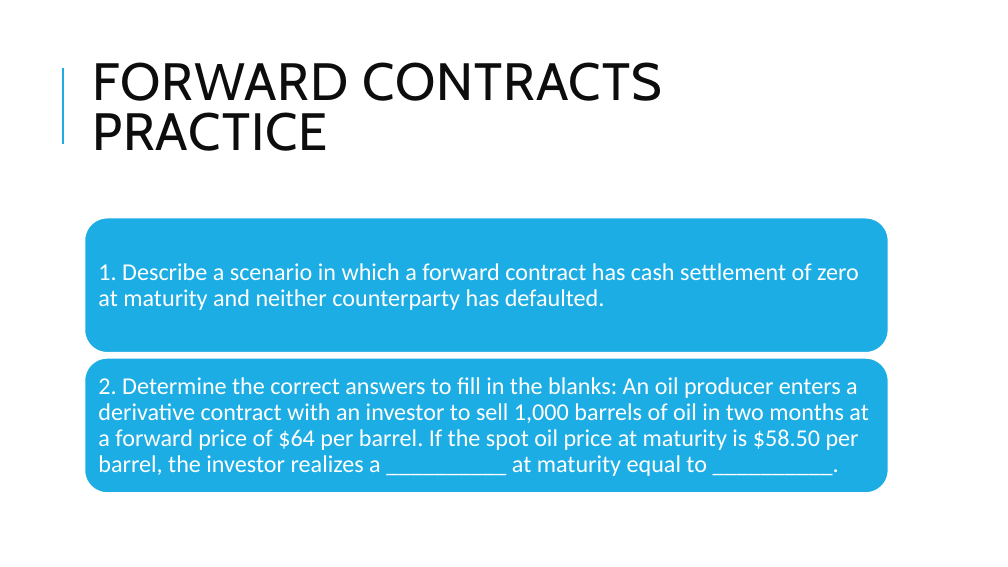
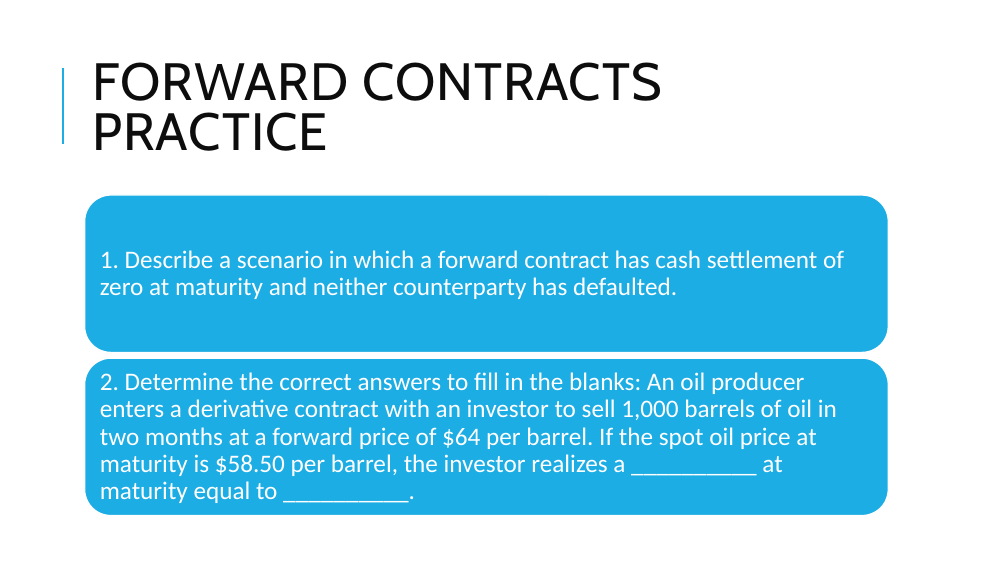
Before and after one commit to Isco0530/data, a slide deck: slide 9 of Derivatives.pptx. Drawn at 1008x567 pixels with LibreOffice and Linux fonts; fonts in the diff are those of the drawing. Boxes give left, top, right and bottom in pixels: in the first picture for what was removed or moved away, otherwise in the second. Text is boxed around its words. In the diff, an @@ line names an element or a change of style, - is before the commit and + after.

```diff
--- a/Derivatives.pptx
+++ b/Derivatives.pptx
@@ rounded rectangle: place and size @@
-rounded rectangle at [85,218,889,352]
+rounded rectangle at [85,195,889,352]
@@ text "1. Describe a scenario in ..." at [100,250,844,299]: size 23 to 24 pt @@
@@ text "1. Describe a scenario in ...": place and size @@
-text "1. Describe a scenario in ..." at [98,263,859,310]
+text "1. Describe a scenario in ..." at [100,250,844,299]
@@ rounded rectangle: place and size @@
-rounded rectangle at [85,358,889,493]
+rounded rectangle at [85,358,889,516]
@@ text "2. Determine the correct answers ..." at [100,372,837,503]: size 23 to 24 pt @@
```
Also in this commit, not shown: 9 other slides changed, 1 slide added.
